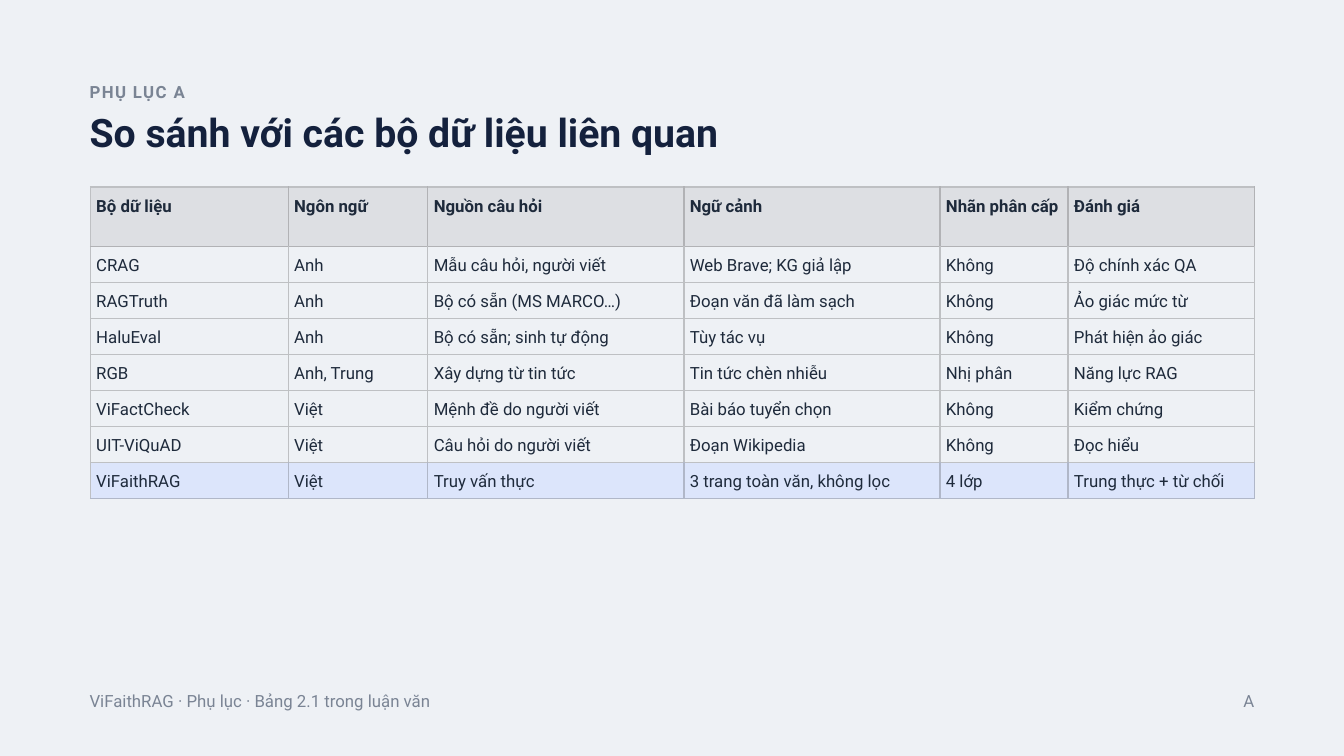
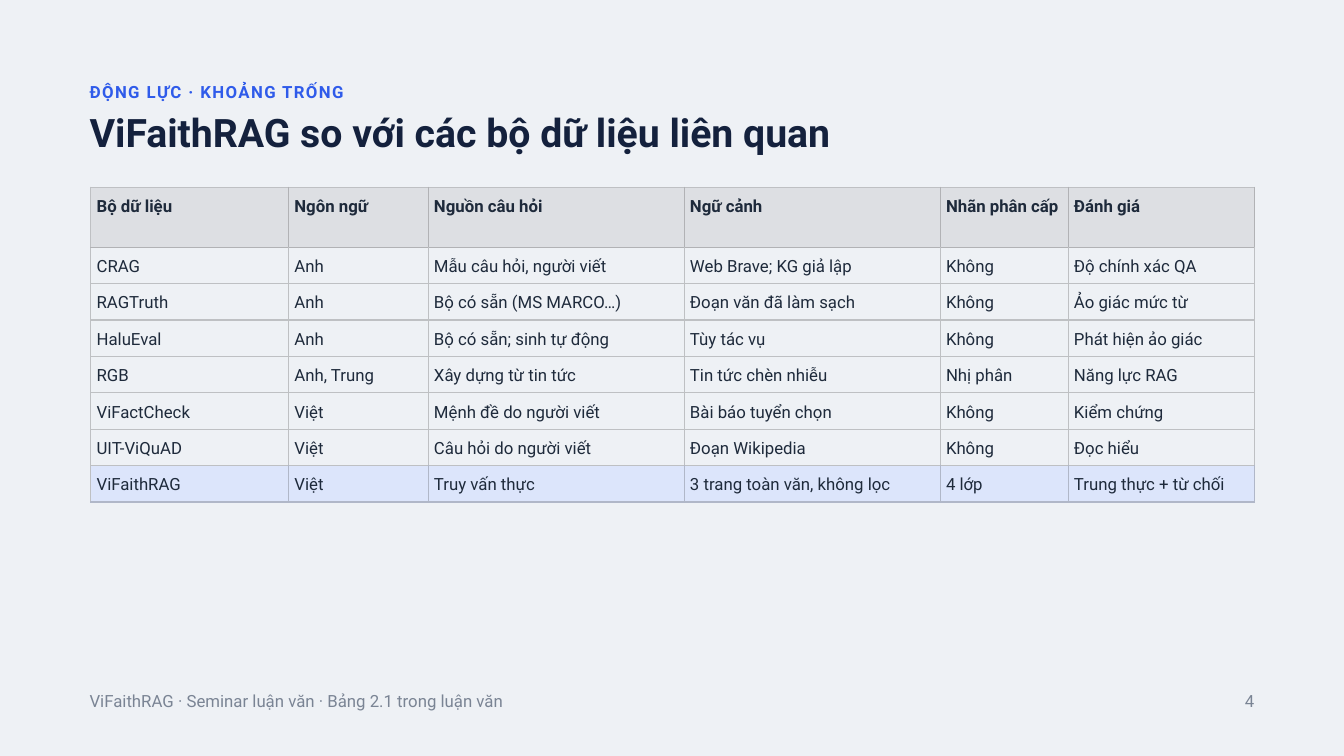
Before and after one commit to thanhdat00/ViFaithRAG, a slide deck: slide 4 of ViFaithRAG – Seminar luận văn.pptx (slide 17 before the commit). Drawn at 1344x756 pixels with LibreOffice and Linux fonts; fonts in the diff are those of the drawing. Boxes give left, top, right and bottom in pixels: in the first picture for what was removed or moved away, otherwise in the second. Text is boxed around its words. In the diff, an @@ line names an element or a change of style, - is before the commit and + after.

```diff
--- a/ViFaithRAG – Seminar luận văn.pptx
+++ b/ViFaithRAG – Seminar luận văn.pptx
@@ text at (90,83,343,101): text changed; text colour #7A8494 to #2F5BEA @@
-PHỤ LỤC A
+ĐỘNG LỰC · KHOẢNG TRỐNG
@@ title at (90,117,830,155): text changed @@
-So sánh với các bộ dữ liệu liên quan
+ViFaithRAG so với các bộ dữ liệu liên quan
@@ table: place and size @@
-table at (91,187,1255,498)
+table at (91,188,1255,502)
@@ text at (90,693,502,711): text changed @@
-ViFaithRAG · Phụ lục · Bảng 2.1 trong luận văn
+ViFaithRAG · Seminar luận văn · Bảng 2.1 trong luận văn
@@ text at (1245,695,1254,707): text changed @@
-A
+4
```
Also in this commit, not shown: 17 other slides changed, 3 other files.
